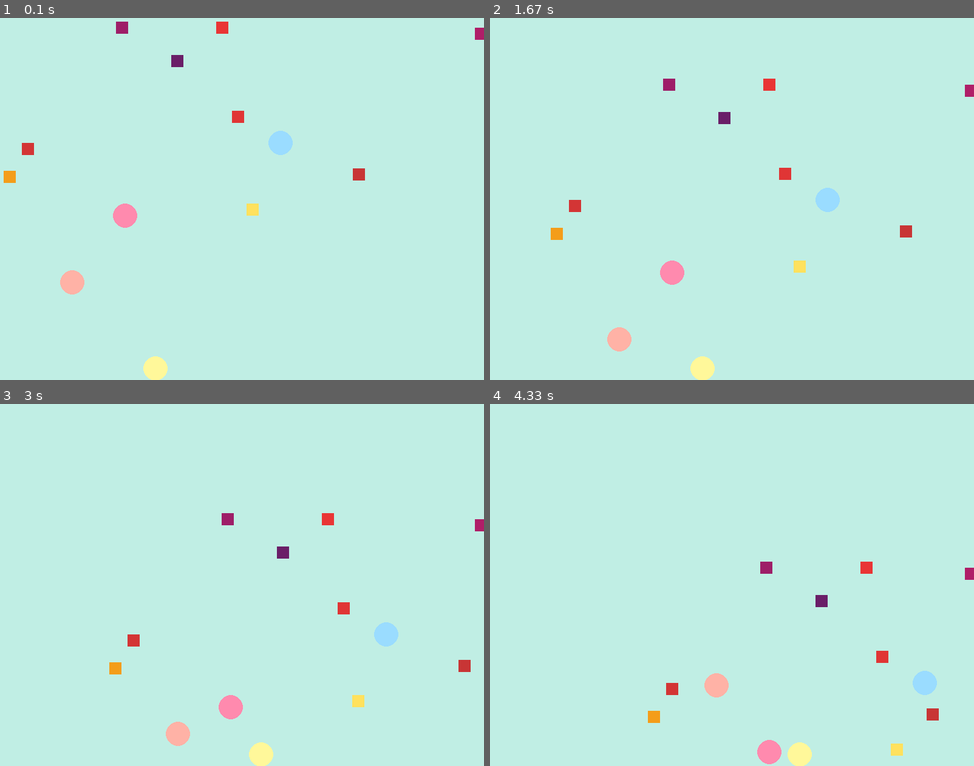
Above: before the commit, frames 1-4 (two rows, left to right).
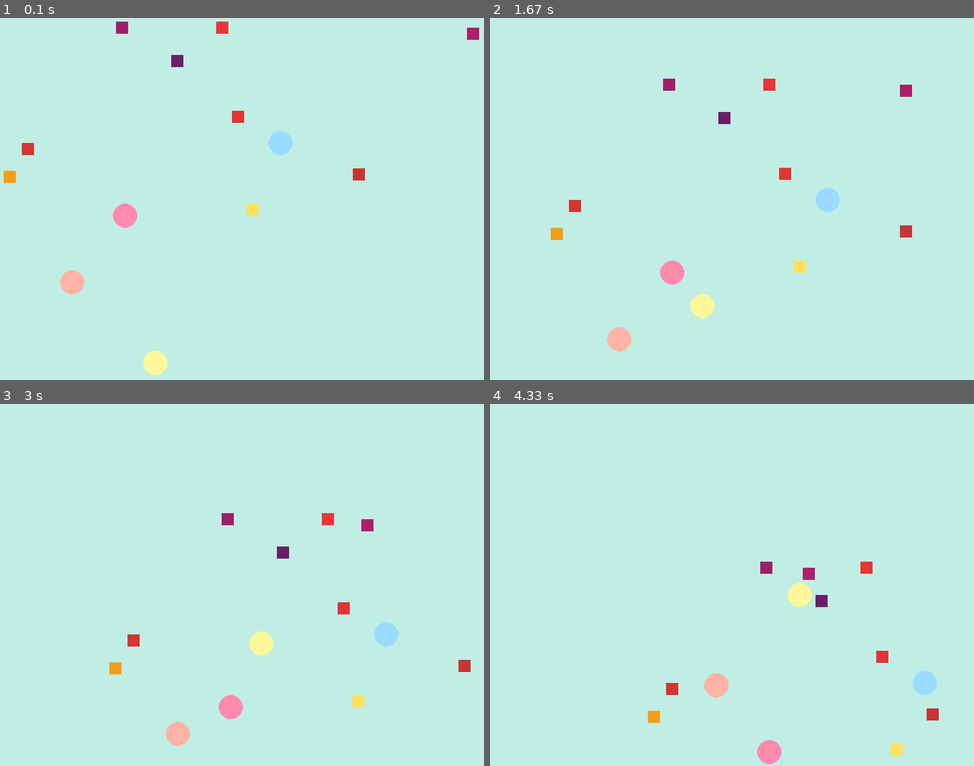
Above: after the commit, the same moments.

Repository: pettdev/Juego-de-Bolillas-PyGame
Game: pygame game, started from main.py
Two runs of this game, one before a commit and one after it. Both use one fixed random seed, a clock stepped at 60 frames per second and the inputs below.
Inputs:
- Up to frame 1 (0.1 s): no input
- Up to frame 2 (1.67 s): no input
- Up to frame 3 (3 s): no input
- Up to frame 4 (4.33 s): no input

The runs differ from the first frame. In frame 1, 0.2% of the frame differs, in the area x 29-100%, y 2-100%; in frame 2, 0.7%, in the area x 41-100%, y 18-100%; in frame 3, 0.7%; in frame 4, 0.7%.

Commit message:
Codigo limpio despues de solucionar el bug del estanque de ejes x, y

Diff:
--- a/figuras_mias.py
+++ b/figuras_mias.py
@@ -22,20 +22,15 @@
 
     def mover(self):
         self.pos_x += self.vx
-        print('self.pos_x += self.vx =', self.pos_x)
         self.pos_y += self.vy
 
         if self.pos_x >= self.lim_x or self.pos_x <= 0:
             self.vx *= -1
-            print('self.vx *= -1 =', self.vx)
         if self.pos_y >= self.lim_y or self.pos_y <= 0:
             self.vy *= -1
 
 
     def dibujar(self):
-        print('pos_x dibujar:', self.pos_x)
-        print('vx dibujar:', self.vx)
-
         pg.draw.rect(self.surface, (self.color), (self.pos_x, self.pos_y, self.ancho, self.alto))
 
 
--- a/main.py
+++ b/main.py
@@ -17,10 +17,7 @@
 
 cuadrado1 = Rectangulo(20, 20, (244, 157, 26), 0, 246, ancho_pant, alto_pant, pantalla_principal, velocidad)
 cuadrado2 = Rectangulo(20, 20, (233, 53, 53), 350, 0, ancho_pant, alto_pant, pantalla_principal, velocidad)
-
-# cuadrado3 es un ejemplo de no sobrepasar el limite, se estanca subiendo y disminuyendo 1 paso en el eje x (784).
-cuadrado3 = Rectangulo(20, 20, (175, 30, 104), 784, 10, ancho_pant, alto_pant, pantalla_principal, velocidad)
-
+cuadrado3 = Rectangulo(20, 20, (175, 30, 104), 779, 10, ancho_pant, alto_pant, pantalla_principal, velocidad)
 cuadrado4 = Rectangulo(20, 20, (224, 53, 53), 376, 147, ancho_pant, alto_pant, pantalla_principal, velocidad)
 cuadrado5 = Rectangulo(20, 20, (106, 30, 104), 276, 55, ancho_pant, alto_pant, pantalla_principal, velocidad)
 cuadrado6 = Rectangulo(20, 20, (200, 53, 53), 575, 242, ancho_pant, alto_pant, pantalla_principal, velocidad)
@@ -30,10 +27,7 @@
 cuadrado10 = Rectangulo(20, 20, (255, 225, 93), 400, 300, ancho_pant, alto_pant, pantalla_principal, velocidad)
 
 ball1 = Bola(20, (154, 220, 255), 456, 200, ancho_pant, alto_pant, pantalla_principal, velocidad)
-
-# ball2 es otro ejemplo de no sobrepasar el limite, se estanca subiendo y disminuyendo 1 paso en el eje y (580).
-ball2 = Bola(20, (255, 248, 154), 250, 580, ancho_pant, alto_pant, pantalla_principal, velocidad)
-
+ball2 = Bola(20, (255, 248, 154), 250, 579, ancho_pant, alto_pant, pantalla_principal, velocidad)
 ball3 = Bola(20, (255, 178, 166), 113, 430, ancho_pant, alto_pant, pantalla_principal, velocidad)
 ball4 = Bola(20, (255, 138, 174), 200, 320, ancho_pant, alto_pant, pantalla_principal, velocidad)
 
